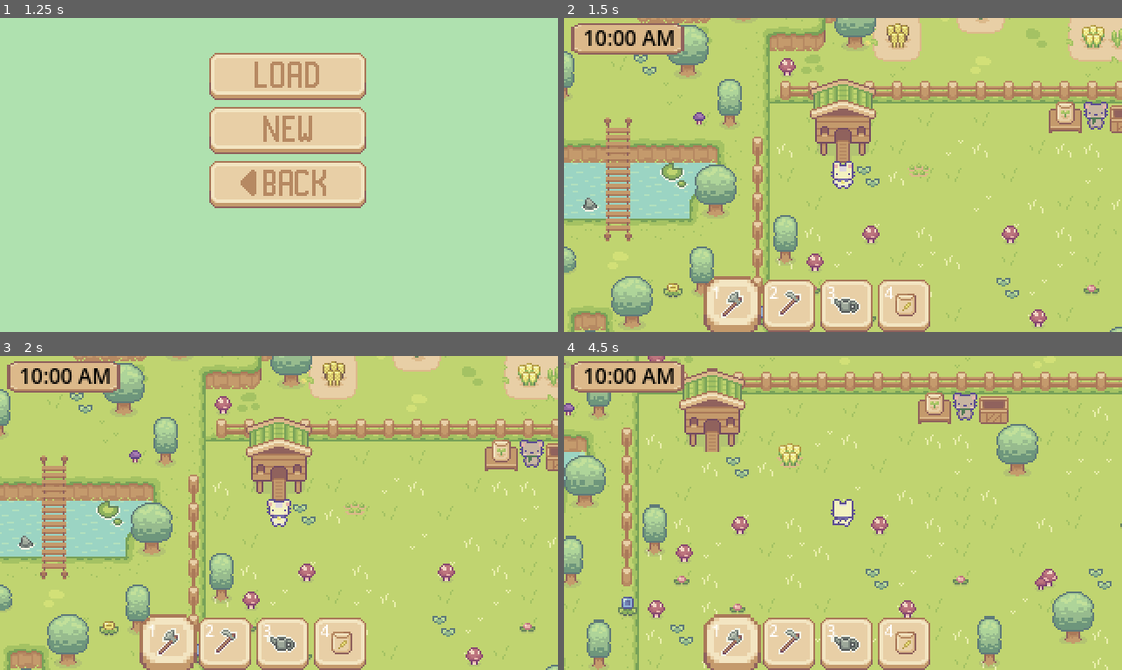
Above: before the commit, frames 1-4 (two rows, left to right).
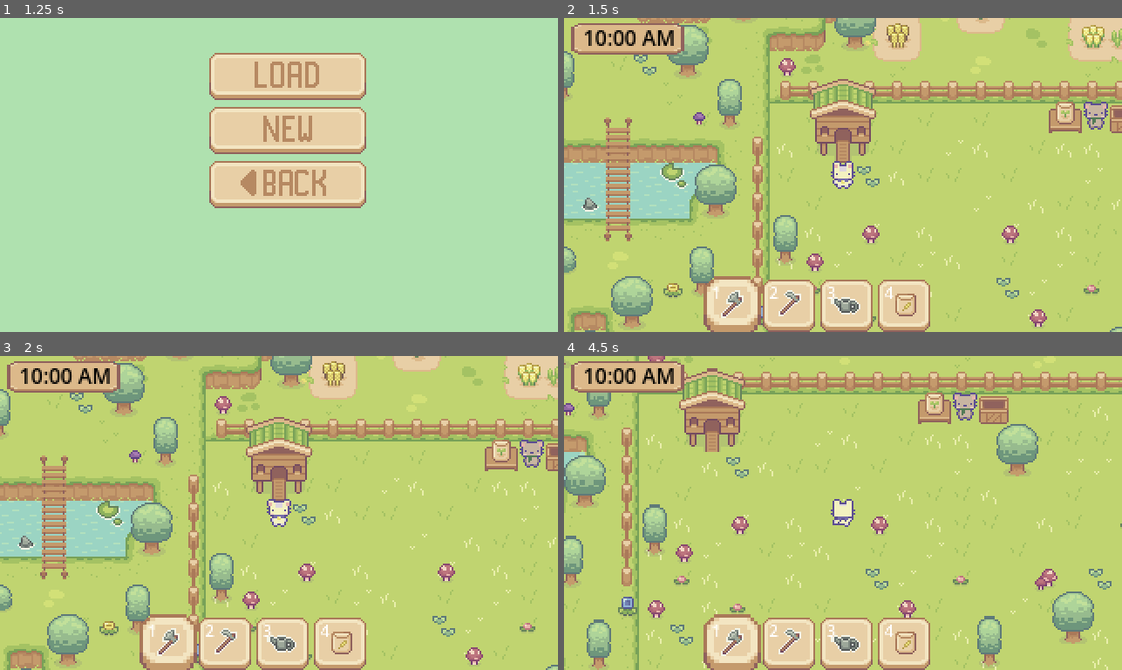
Above: after the commit, the same moments.

Repository: egd3025/everbloom
Game: Godot game, scene res://start_menu.tscn
Same seed, same stepped clock (60 frames per second), same inputs: the game is played once before the commit and once after it.
Inputs (mouse positions are in pixels of both pictures, inside the frame that each line leads up to):
- Up to frame 1 (1.25 s): click (117, 303) at 0.5 s
- Up to frame 2 (1.5 s): click (854, 77) at 1.25 s
- Up to frame 3 (2 s): no input
- Up to frame 4 (4.5 s): tap Enter at 2 s; hold Right (ui_right) 2.03-2.78 s; tap 2 (2) at 2.1, 3.8 s; tap 3 (3) at 2.3, 2.85 s; hold Down (ui_down) 2.78-3.53 s; tap 4 (4) at 3.05, 3.6 s; hold Right (ui_right) 3.53-4.28 s; hold Up (ui_up) from 4.28 s (still down); tap 1 (1) at 4.35 s

Frame 1 is identical in both runs. In frame 2, 0.1% of the frame differs, in the area x 61-66%, y 46-51%; in frame 3, 0.1%; in frame 4, 0.3%, in the area x 38-43%, y 27-36%.
Error in both runs: Attempt to call function 'get_length' in base 'null instance' on a null instance. (res://World/world.gd:20)

Commit message:
fixed the eternal wheat in the world scene

Diff:
--- a/EverBloom/World/world.tscn
+++ b/EverBloom/World/world.tscn
@@ -704,7 +704,8 @@
 layer_4/tile_data = PackedInt32Array(-131078, 65543, 0, -65542, 65543, 1, -131077, 131079, 0, -65541, 131079, 1, -26214 …(2214 unchanged characters)…
 
 [node name="Plant" parent="World" instance=ExtResource("6_sfo2u")]
-position = Vector2(53, 33)
+visible = false
+position = Vector2(67, -43)
 
 [node name="Saving_Time" type="Panel" parent="World"]
 anchors_preset = 15
